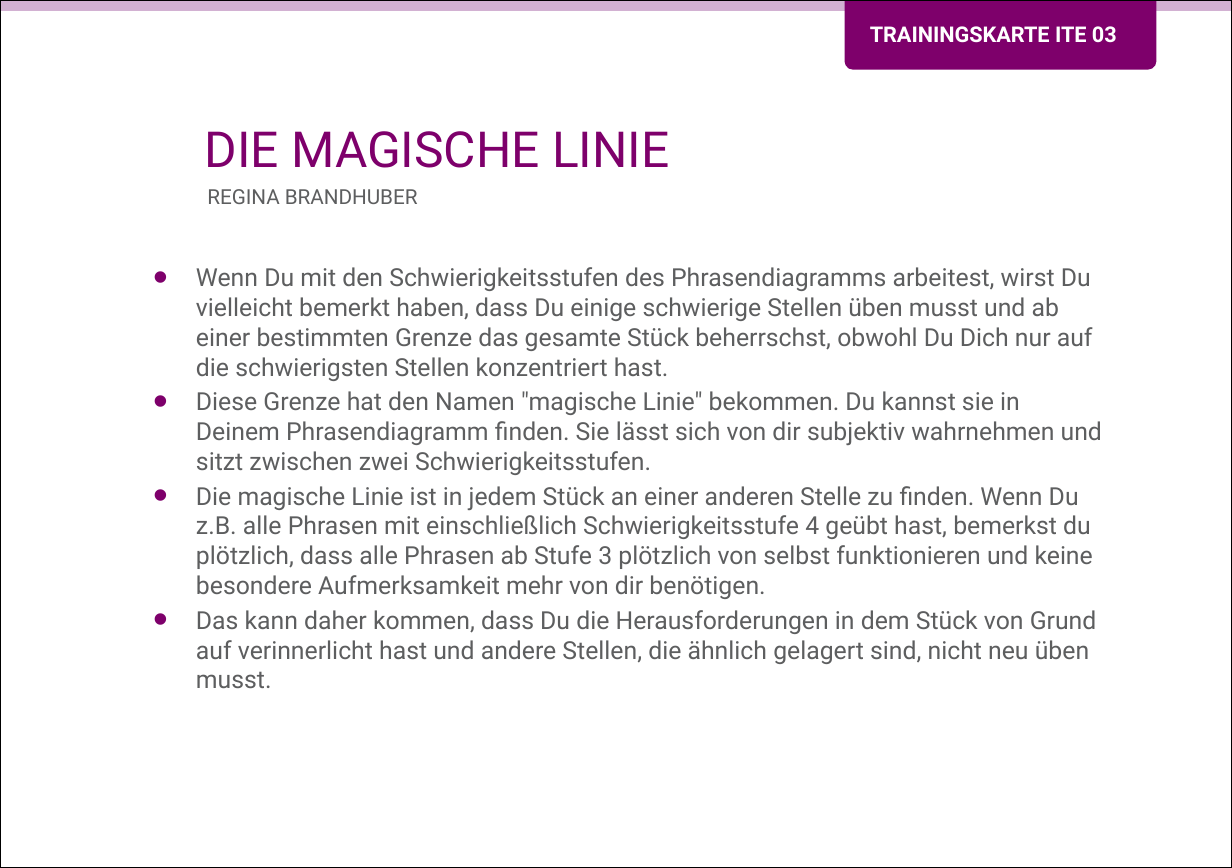
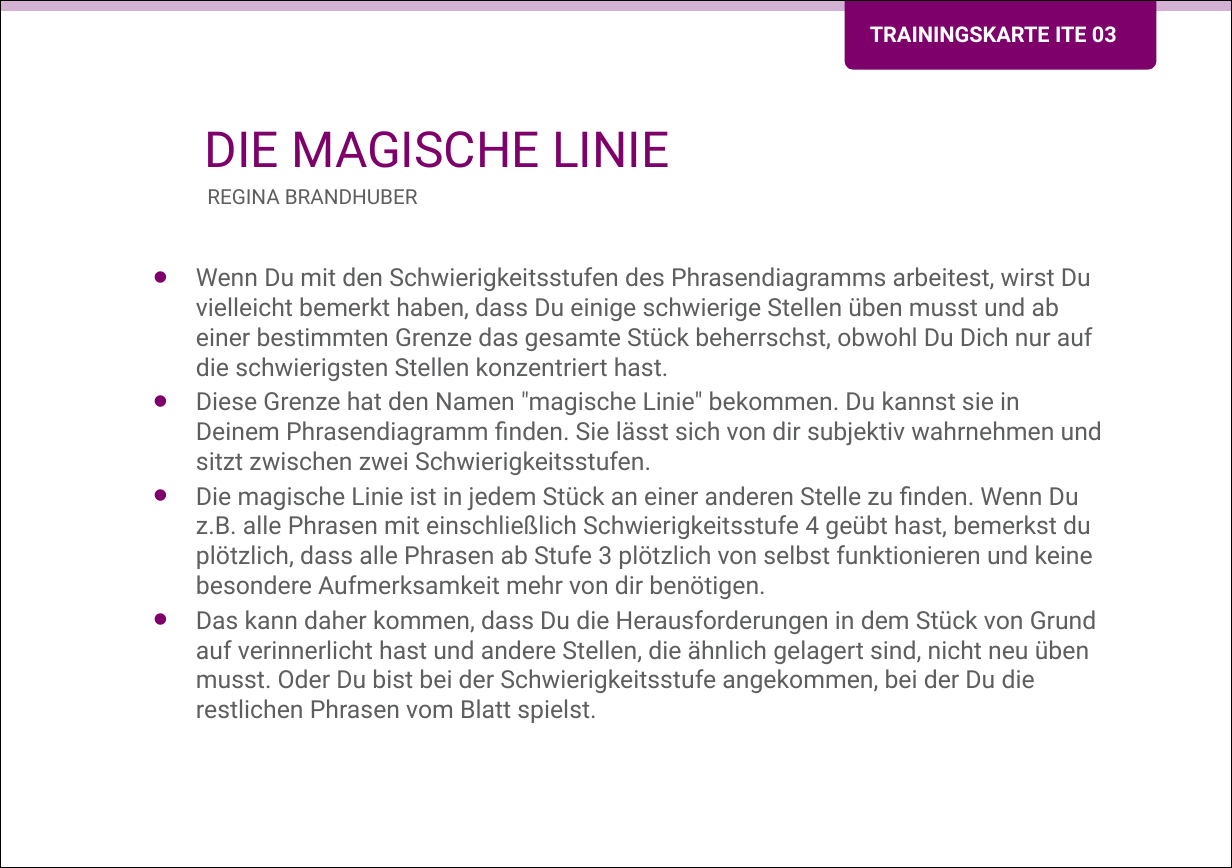
Before and after one commit to Teamtool/training-materials, a slide deck: slide 1 of training-cards/music moves/Iterative (ITE)/ger_ITE_03_Die_magische_Linie_MM_A.pptx. Drawn at 1232x868 pixels with LibreOffice and Linux fonts; fonts in the diff are those of the drawing; background and template pictures are left out. Boxes give left, top, right and bottom in pixels: in the first picture for what was removed or moved away, otherwise in the second. Text is boxed around its words. In the diff, an @@ line names an element or a change of style, - is before the commit and + after.

```diff
--- a/training-cards/music moves/Iterative (ITE)/ger_ITE_03_Die_magische_Linie_MM_A.pptx
+++ b/training-cards/music moves/Iterative (ITE)/ger_ITE_03_Die_magische_Linie_MM_A.pptx
@@ text at (196,610,1097,723): text changed @@
-• Das kann daher kommen, dass Du die Herausforderungen in dem Stück von Grund auf verinnerlicht hast und andere Stellen, die ähnlich gelagert sind, nicht neu üben musst.
+• Das kann daher kommen, dass Du die Herausforderungen in dem Stück von Grund auf verinnerlicht hast und andere Stellen, die ähnlich gelagert sind, nicht neu üben musst. Oder Du bist bei der Schwierigkeitsstufe angekommen, bei der Du die restlichen Phrasen vom Blatt spielst.
```
Also in this commit, not shown: 1 other slide changed, 3 other files.
